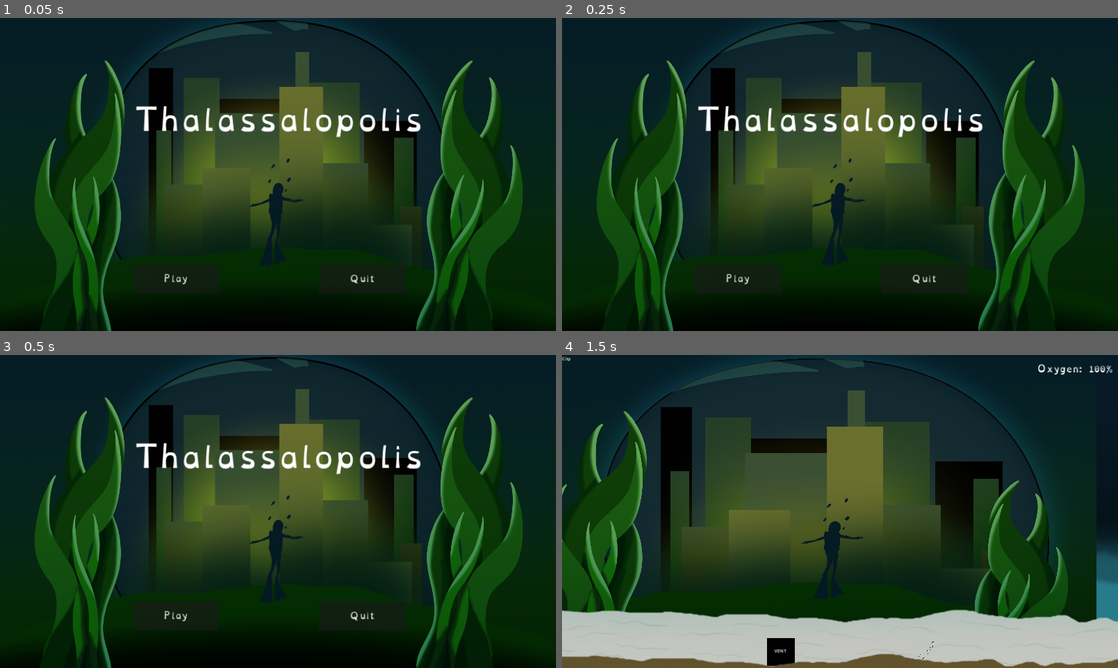
Above: before the commit, frames 1-4 (two rows, left to right).
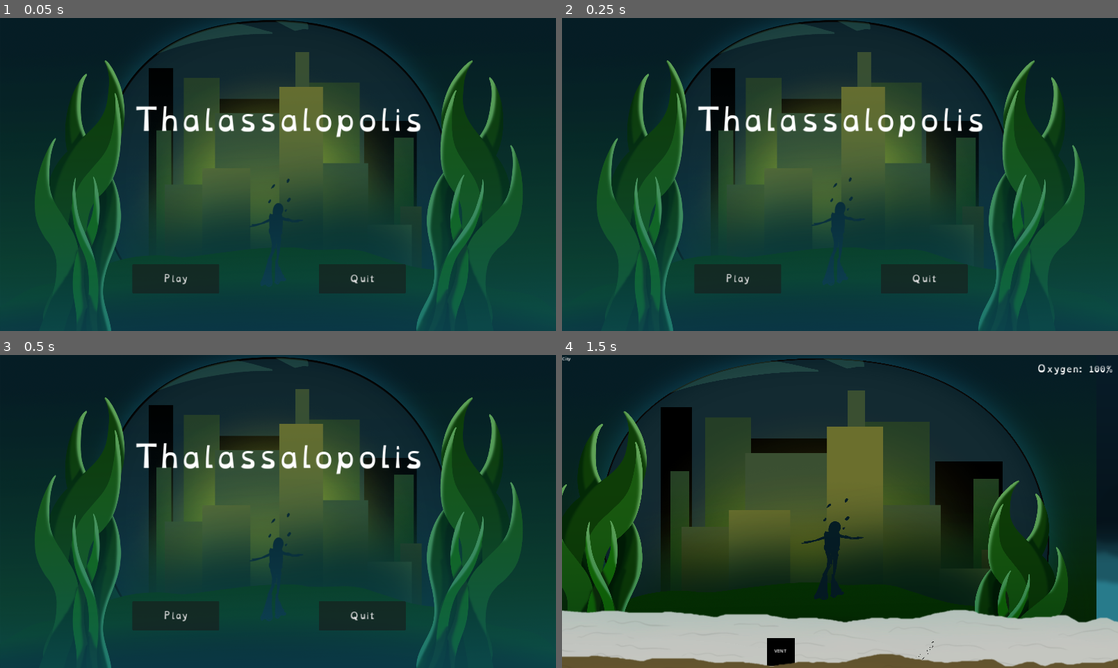
Above: after the commit, the same moments.

Repository: KeyraWebb/Cheezbored
Game: Godot game, scene res://scenes/game.tscn
The game is run twice, just before and just after one commit, with the same random seed, the same clock (stepped at 60 frames per second) and the same inputs. The engine's default icon, where the game draws it, is replaced by a stand-in: a white triangle on a blue panel in a dark square.
Inputs:
- Up to frame 1 (0.05 s): no input
- Up to frame 2 (0.25 s): no input
- Up to frame 3 (0.5 s): no input
- Up to frame 4 (1.5 s): click "Play" at 0.5 s; tap E (interact) at 1.25 s; hold Right (move_right) from 1.28 s (still down); hold E (interact) from 1.28 s (still down)

The runs differ from the first frame. In frame 1, 37% of the frame differs, in the area x 0-100%, y 44-100%; in frame 2, 37%; in frame 3, 37%; in frame 4, nothing differs.

Commit message:
animated menu bbg

Diff:
--- a/scenes/main_menu.tscn
+++ b/scenes/main_menu.tscn
@@ -1,10 +1,50 @@
-[gd_scene load_steps=6 format=3 uid="uid://bhbve28s5tl6q"]
+[gd_scene load_steps=11 format=3 uid="uid://bhbve28s5tl6q"]
 
 [ext_resource type="Theme" uid="uid://xmw5s6ytlo3k" path="res://assets/fonts/basetext.tres" id="1_2mm8i"]
 [ext_resource type="Script" path="res://scripts/main_menu.gd" id="1_8e512"]
 [ext_resource type="Script" path="res://scripts/quitbutton.gd" id="2_2elgg"]
-[ext_resource type="Texture2D" uid="uid://cg38o126ofoir" path="res://assets/sprites/backgrounds/Thalassolopolis Intro.png" id="4_rtch0"]
+[ext_resource type="Texture2D" uid="uid://duytdbs0pc7pa" path="res://assets/sprites/backgrounds/Intro_Image_Thalassolopolis_No_Diver.png" id="4_demgl"]
 [ext_resource type="AudioStream" uid="uid://dyx3g0ycurday" path="res://assets/sound/ThalassalopolisTheme.ogg" id="5_ojamk"]
+[ext_resource type="Texture2D" uid="uid://cbwd886rebspn" path="res://assets/sprites/backgrounds/Intro_Image_Thalassolopolis_No_Diver_Overlay.png" id="6_vmgd5"]
+[ext_resource type="Texture2D" uid="uid://duavc8povt3au" path="res://assets/sprites/backgrounds/Intro_Image_Thalassolopolis_Diver.png" id="7_afjhg"]
+
+[sub_resource type="Animation" id="Animation_ba702"]
+resource_name = "diverbobbing"
+length = 3.0
+loop_mode = 2
+tracks/0/type = "value"
+tracks/0/imported = false
+tracks/0/enabled = true
+tracks/0/path = NodePath(".:position")
+tracks/0/interp = 1
+tracks/0/loop_wrap = true
+tracks/0/keys = {
+"times": PackedFloat32Array(0, 0.5, 2.5, 3, 4),
+"transitions": PackedFloat32Array(1, 1, 1, 1, 1),
+"update": 0,
+"values": [Vector2(0, 70), Vector2(0.639, 60), Vector2(2.528, 40), Vector2(2.528, 30), Vector2(0, -16)]
+}
+
+[sub_resource type="Animation" id="Animation_8vx8f"]
+length = 0.001
+tracks/0/type = "value"
+tracks/0/imported = false
+tracks/0/enabled = true
+tracks/0/path = NodePath(".:position")
+tracks/0/interp = 1
+tracks/0/loop_wrap = true
+tracks/0/keys = {
+"times": PackedFloat32Array(0),
+"transitions": PackedFloat32Array(1),
+"update": 0,
+"values": [Vector2(0, 91)]
+}
+
+[sub_resource type="AnimationLibrary" id="AnimationLibrary_dbl8h"]
+_data = {
+"RESET": SubResource("Animation_8vx8f"),
+"diverbobbing": SubResource("Animation_ba702")
+}
 
 [node name="main menu" type="Control"]
 layout_mode = 3
@@ -47,11 +87,6 @@
 text = "Quit"
 script = ExtResource("2_2elgg")
 
-[node name="Sprite2D" type="Sprite2D" parent="."]
-z_index = -10
-position = Vector2(960, 540)
-texture = ExtResource("4_rtch0")
-
 [node name="Label" type="Label" parent="."]
 layout_mode = 1
 anchors_preset = 8
@@ -69,9 +104,34 @@
 theme_override_font_sizes/font_size = 100
 text = "Thalassalopolis"
 
+[node name="background" type="Sprite2D" parent="."]
+z_index = -10
+position = Vector2(960, 540)
+texture = ExtResource("4_demgl")
+
 [node name="AudioStreamPlayer" type="AudioStreamPlayer" parent="."]
 stream = ExtResource("5_ojamk")
 autoplay = true
 parameters/looping = true
 
+[node name="overlay" type="Sprite2D" parent="."]
+modulate = Color(0.72, 0.72, 0.72, 0.658824)
+z_index = -5
+position = Vector2(960, 540)
+texture = ExtResource("6_vmgd5")
+
+[node name="AnimatableBody2D" type="AnimatableBody2D" parent="."]
+z_index = -8
+position = Vector2(0, 91)
+
+[node name="diver" type="Sprite2D" parent="AnimatableBody2D"]
+position = Vector2(960, 540)
+texture = ExtResource("7_afjhg")
+
+[node name="AnimationPlayer" type="AnimationPlayer" parent="AnimatableBody2D"]
+libraries = {
+"": SubResource("AnimationLibrary_dbl8h")
+}
+autoplay = "diverbobbing"
+
 [connection signal="pressed" from="play button" to="." method="_on_play_button_pressed"]
Binary file added: assets/sprites/backgrounds/Intro_Image_Thalassolopolis_Diver.png
Not shown, added: assets/sprites/backgrounds/Intro_Image_Thalassolopolis_Diver.png.import
Binary file added: assets/sprites/backgrounds/Intro_Image_Thalassolopolis_No_Diver.png
Not shown, added: assets/sprites/backgrounds/Intro_Image_Thalassolopolis_No_Diver.png.import
Binary file added: assets/sprites/backgrounds/Intro_Image_Thalassolopolis_No_Diver_Overlay.png
Not shown, added: assets/sprites/backgrounds/Intro_Image_Thalassolopolis_No_Diver_Overlay.png.import
